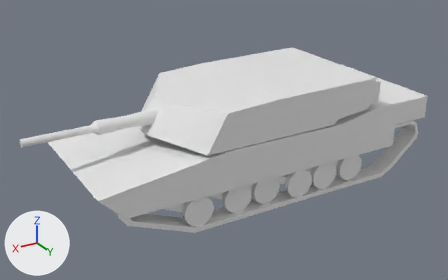
An edit to the Blender file Modeling/M1A1/BaseM1A1.blend, drawn before and after from the same camera.
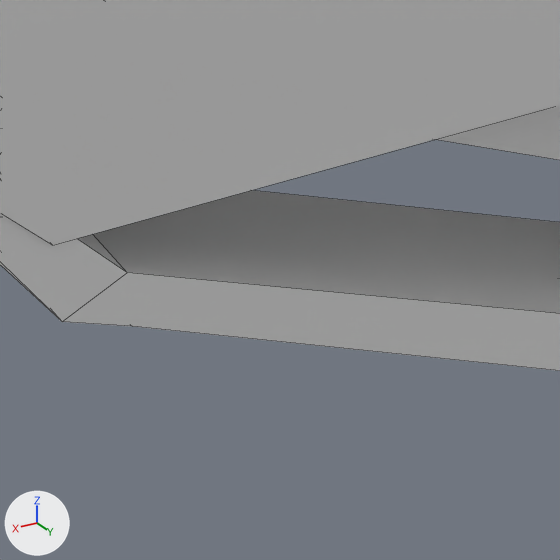
The first picture shows the older version from a 50 mm lens placed at (3.28, 5.77, 3.07), pointed at (-0.16, 0.02, 0.19). The close-ups show both versions on the part from 27% to 39% of the width and 70% to 89% of the height of that picture; other places that the commit changed are outside them. Every picture has the same lights, and +X, +Y and +Z are marked at lower left. The close-ups show mesh edges as thin lines.

The first close-up shows 'Hull', 'Left Track', 'Roadwheel.007'.
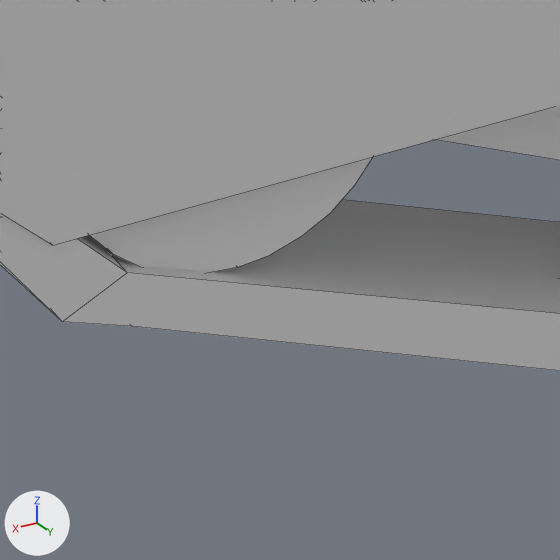
Location of each change, (x1, y1, x2, y2) in pixels of the close-ups (560 x 560 px):
```json
{"object": "Roadwheel.013", "change": "added", "after": [89, 157, 373, 272]}
```

The change, as JSON lines over the scene's bpy script:
```json
{"op": "add", "block": "ob_roadwheel_013", "code": ["ob_roadwheel_013 = bpy.data.objects.new('Roadwheel.013', me_circle_007.copy())  # the mesh of ob_roadwheel_007", "ob_roadwheel_013.location = (1.228, 0.742, 0.092)", "ob_roadwheel_013.rotation_euler = (1.579, 0.0, 0.0)  # degrees (90, 0, 0)", "ob_roadwheel_013.scale = (-0.169, -0.169, 0.169)"]}
```
